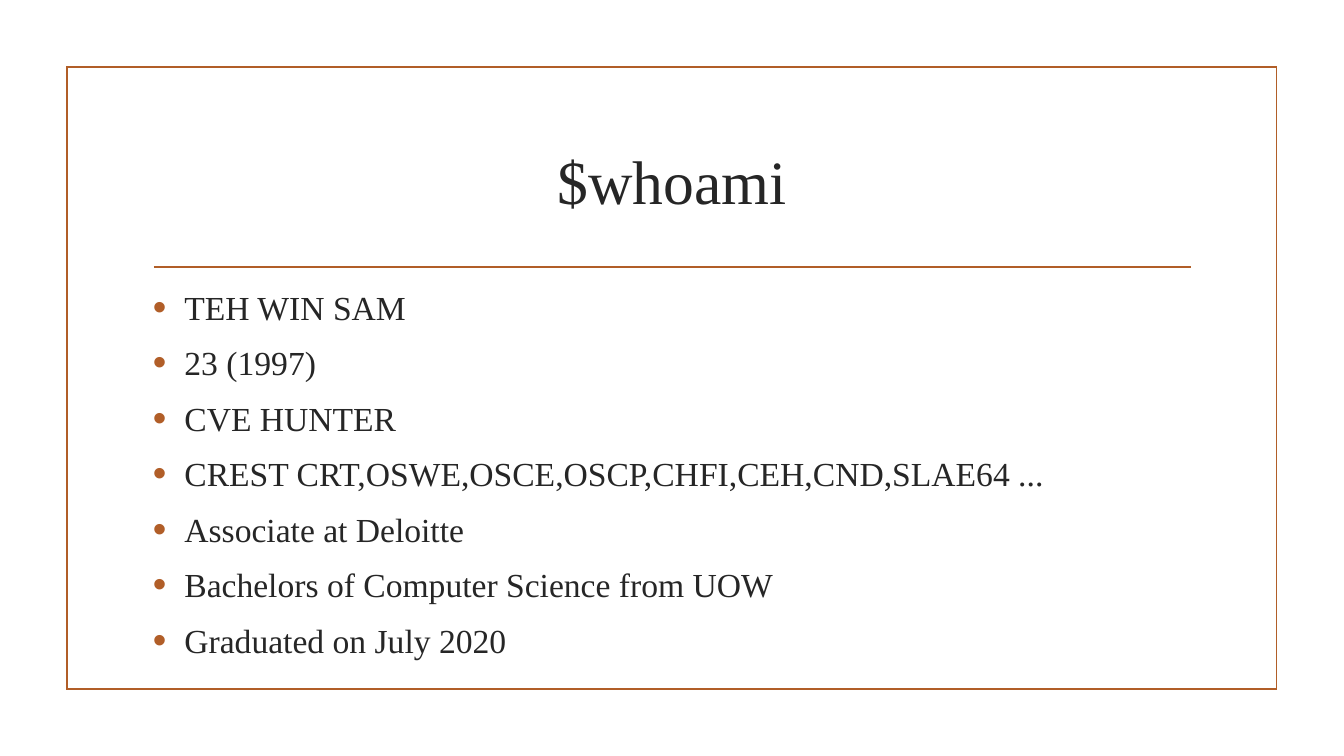
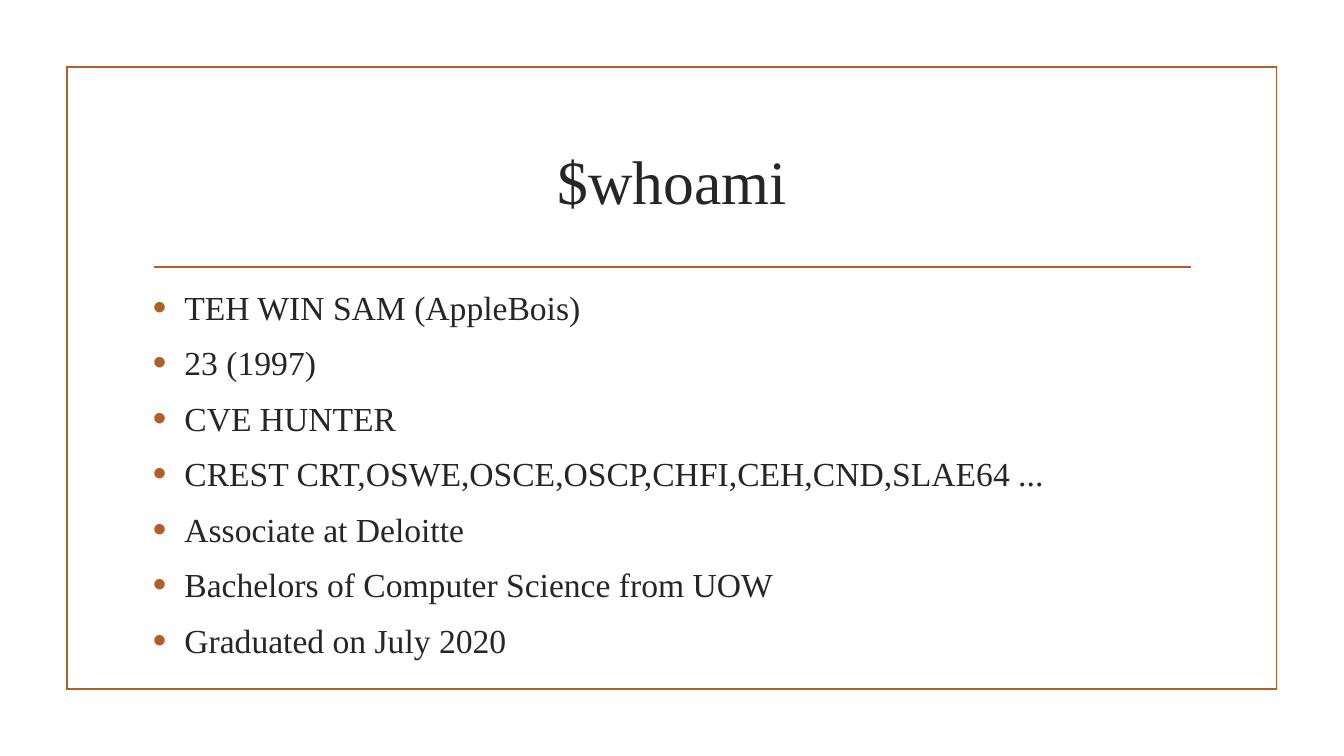
Before and after one commit to Applebois/Presentation-Slides, a slide deck: slide 2 of How to Hunt CVE-ID(s)/How to hunt CVE-ID(s).pptx. Drawn at 1344x756 pixels with LibreOffice and Linux fonts; fonts in the diff are those of the drawing; background and template pictures are left out. Boxes give left, top, right and bottom in pixels: in the first picture for what was removed or moved away, otherwise in the second. Text is boxed around its words. In the diff, an @@ line names an element or a change of style, - is before the commit and + after.

```diff
--- a/How to Hunt CVE-ID(s)/How to hunt CVE-ID(s).pptx
+++ b/How to Hunt CVE-ID(s)/How to hunt CVE-ID(s).pptx
@@ text at (x1=184, y1=296, x2=580, y2=327): text changed @@
-• TEH WIN SAM
+• TEH WIN SAM (AppleBois)
```
Also in this commit, not shown: 4 other slides changed, 4 slides added, 1 slide removed.
